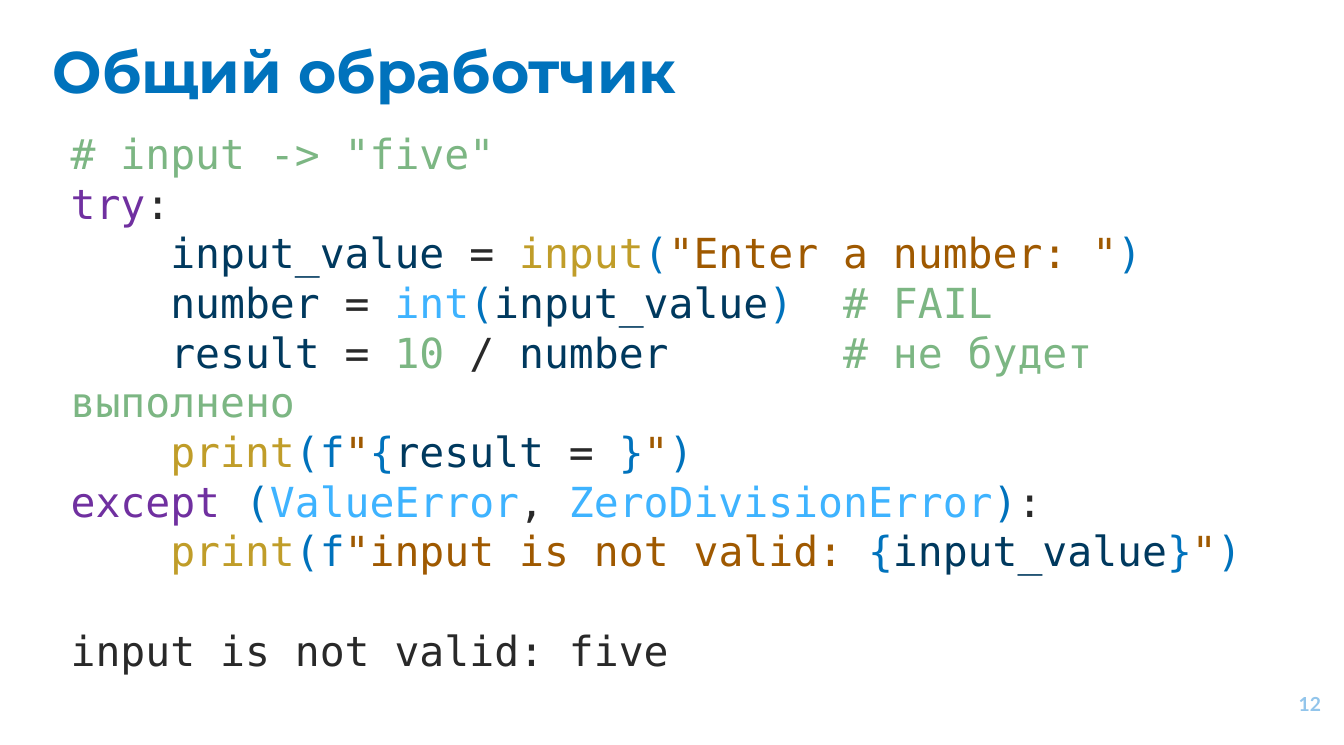
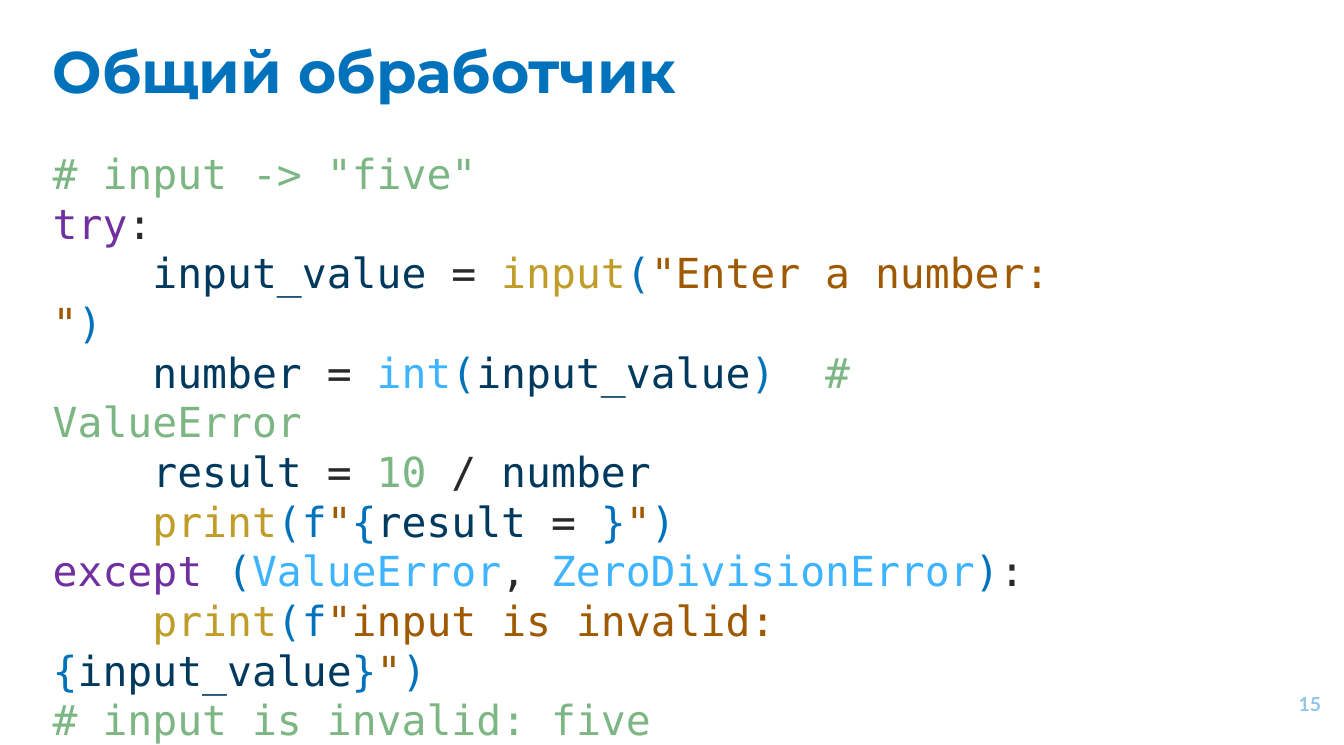
Before and after one commit to EvgrafovMichail/python_mipt_dafe, a slide deck: slide 15 of lessons/sem01/lesson09/exceptions.pptx (slide 12 before the commit). Drawn at 1344x745 pixels with LibreOffice and Linux fonts; fonts in the diff are those of the drawing. Boxes give left, top, right and bottom in pixels: in the first picture for what was removed or moved away, otherwise in the second. Text is boxed around its words. In the diff, an @@ line names an element or a change of style, - is before the commit and + after.

```diff
--- a/lessons/sem01/lesson09/exceptions.pptx
+++ b/lessons/sem01/lesson09/exceptions.pptx
@@ text "# input -> "five"": place and size @@
-text "# input -> "five"" at (71, 137, 1242, 675)
+text "# input -> "five"" at (53, 157, 1049, 744)
@@ text at (53, 356, 776, 488): text changed @@
-number = int(input_value) # FAIL
-result = 10 / number # не будет выполнено
+number = int(input_value) # ValueError
+result = 10 / number
@@ text at (53, 604, 775, 744): text changed; text colour #292929 to #7CB683 @@
-print(f"input is not valid: {input_value}")
-input is not valid: five
+print(f"input is invalid: {input_value}")
+# input is invalid: five
@@ page number at (1299, 697, 1321, 711): text changed @@
-12
+15
```
Also in this commit, not shown: 37 other slides changed, 13 slides added, 6 slides removed.
